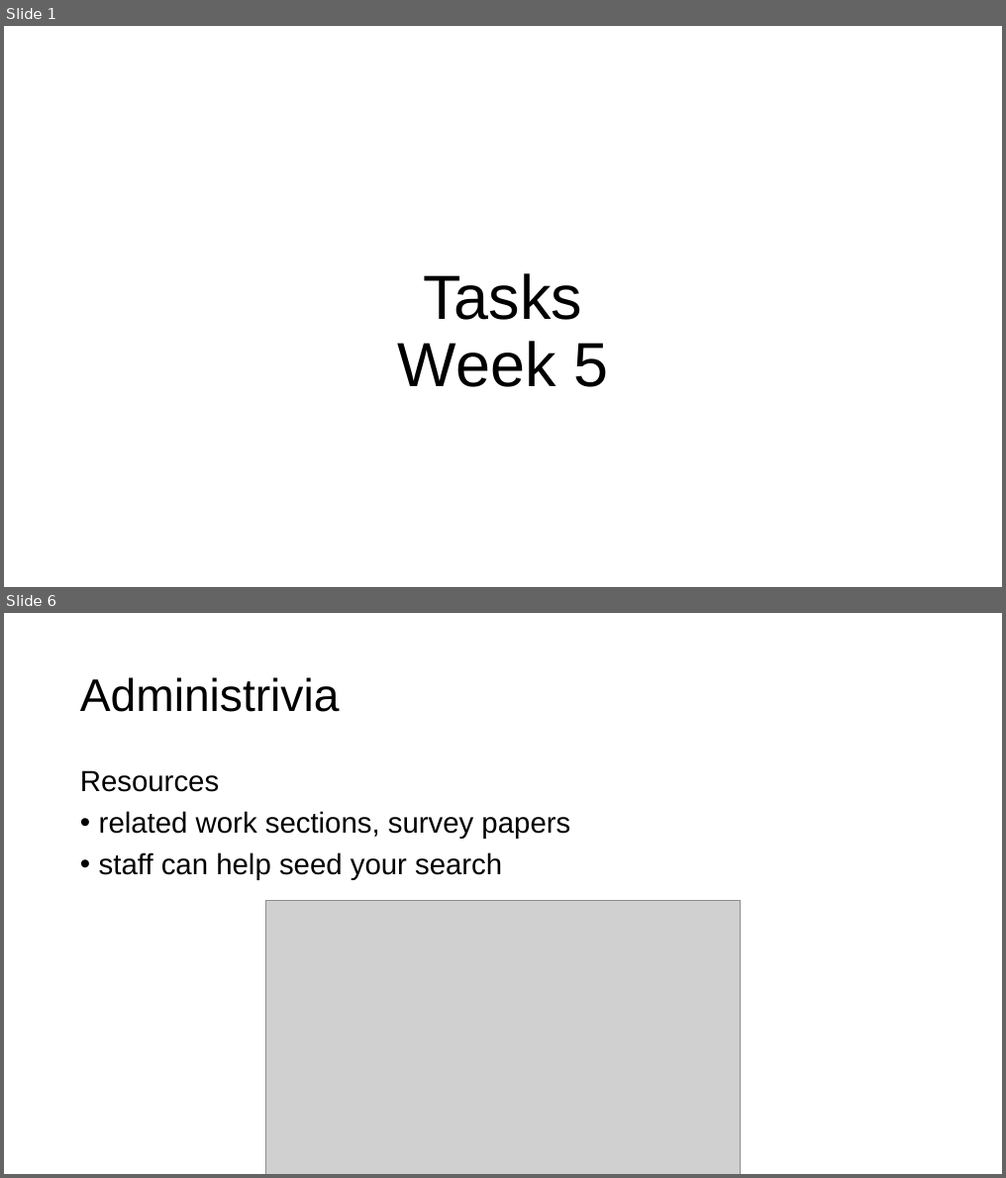
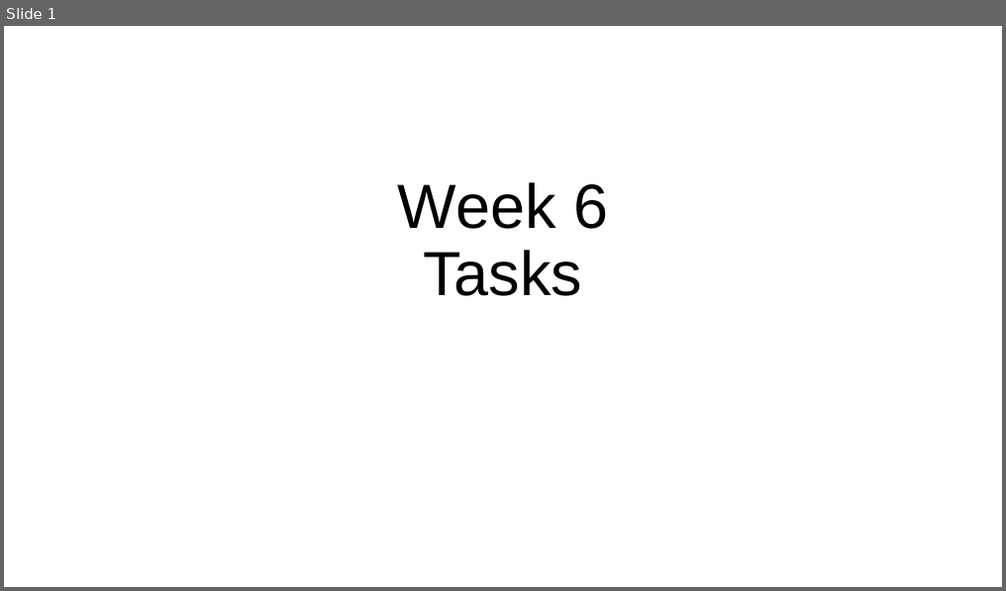
Before and after one commit to columbiaviz/columbiaviz.github.io, a slide deck: 2020s_w6998/lecs/05_tasks.pptx. Shown one above the other, each under a label of ours: slides 1 and 6 before the commit, slide 1 after it; the slides between them are not shown. The pictures are 1006x1178 and 1006x591 pixels, drawn with LibreOffice and Linux fonts; fonts in the diff are those of the drawing; grey boxes stand for pictures. Boxes give left, top, right and bottom in pixels: in the first picture for what was removed or moved away, otherwise in the second. Text is boxed around its words. In the diff, an @@ line names an element or a change of style, - is before the commit and + after.

```diff
--- a/2020s_w6998/lecs/05_tasks.pptx
+++ b/2020s_w6998/lecs/05_tasks.pptx
@@ slide 6 removed at (4, 613, 1002, 1174), background #FFFFFF @@
@@ title removed at (80, 677, 340, 712) @@
-Administrivia
@@ text removed at (80, 770, 570, 880) @@
-Resources
-• related work sections, survey papers
-• staff can help seed your search
@@ picture removed at (266, 900, 741, 1174) @@
@@ slide 1 changed as well @@
@@ title at (398, 182, 608, 296): text changed @@
-Tasks
-Week 5
+Week 6
+Tasks
```
Also in this commit, not shown: 2 other slides changed, 9 slides added, 4 other slides removed.
